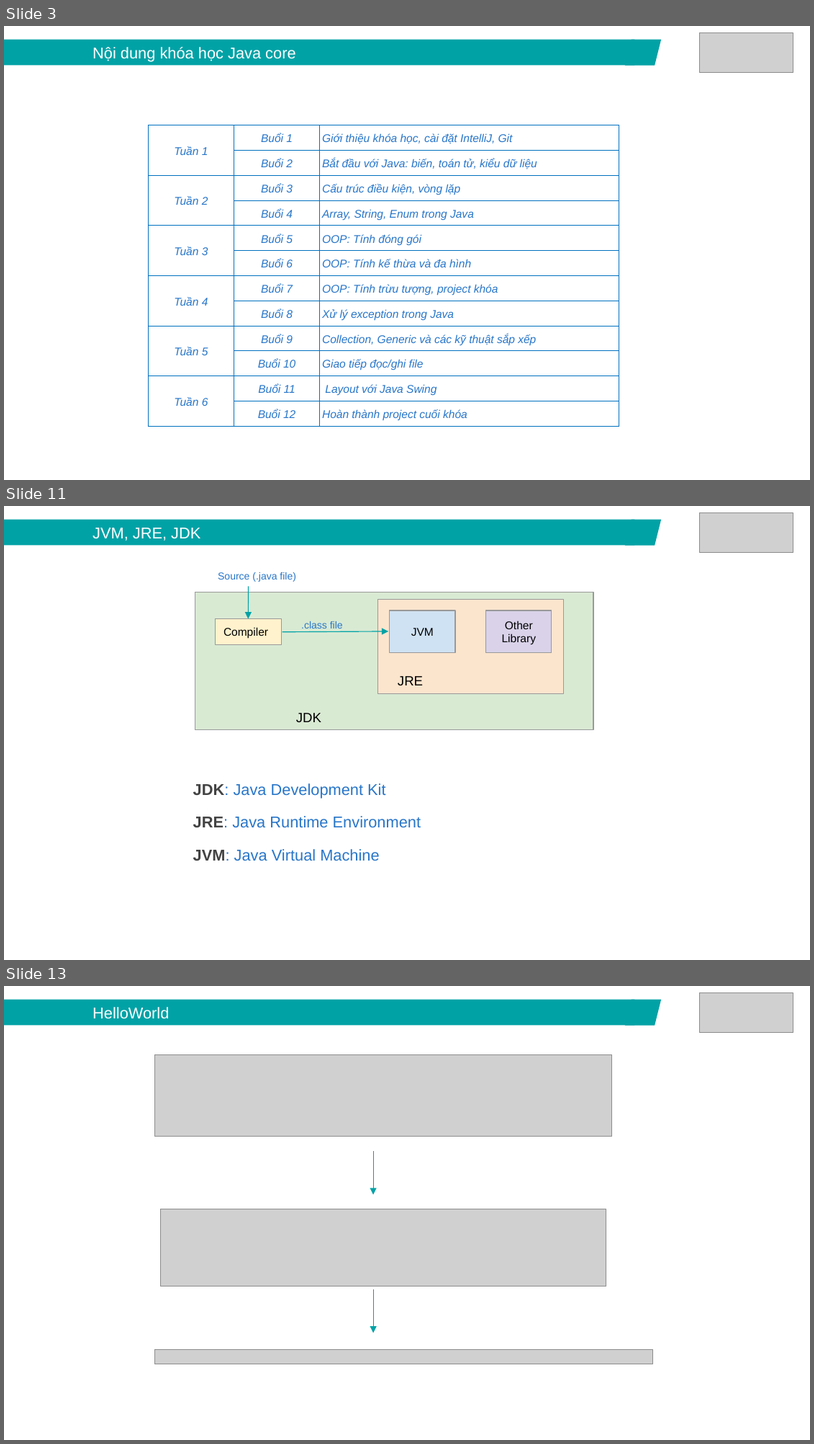
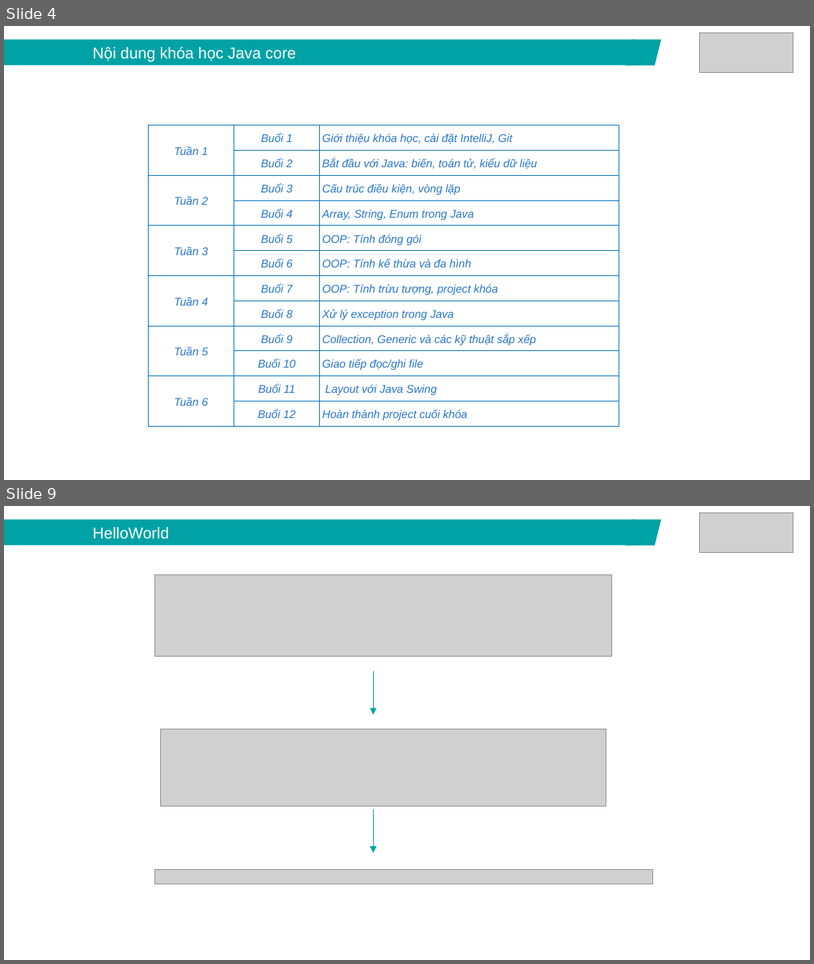
Before and after one commit to lamxung55/javacore, a slide deck: ppt/Java core - Lecture 1 - Introduction.pptx. Shown one above the other, each under a label of ours: slides 3, 11 and 13 before the commit, slides 4 and 9 after it; the slides between them are not shown. The pictures are 814x1444 and 814x964 pixels, drawn with LibreOffice and Linux fonts; fonts in the diff are those of the drawing; grey boxes stand for pictures. Boxes give left, top, right and bottom in pixels: in the first picture for what was removed or moved away, otherwise in the second. Text is boxed around its words. In the diff, an @@ line names an element or a change of style, - is before the commit and + after.

```diff
--- a/ppt/Java core - Lecture 1 - Introduction.pptx
+++ b/ppt/Java core - Lecture 1 - Introduction.pptx
@@ slide 11 removed at (4,506,810,960), background #FFFFFF @@
@@ rectangle removed at (4,520,635,546) @@
-JVM, JRE, JDK
@@ parallelogram removed at (625,520,661,546) @@
@@ picture removed at (700,512,793,552) @@
@@ text removed at (218,572,296,582) @@
-Source (.java file)
@@ arrow removed from (248, 586) to (248, 619) @@
@@ rectangle removed at (195,592,594,730) @@
@@ rounded rectangle removed at (378,600,563,694) @@
@@ rounded rectangle removed at (389,610,455,653) @@
-JVM
@@ rounded rectangle removed at (486,610,551,653) @@
-Other Library
@@ rounded rectangle removed at (215,619,280,645) @@
-Compiler
@@ arrow removed from (282, 632) to (388, 631) @@
@@ text removed at (301,621,343,631) @@
-.class file
@@ text removed at (398,676,423,685) @@
-JRE
@@ text removed at (296,713,322,722) @@
-JDK
@@ text removed at (193,783,421,861) @@
-JDK: Java Development Kit
-JRE: Java Runtime Environment
-JVM: Java Virtual Machine
@@ what was slide 3 is now slide 4 @@
@@ what was slide 13 is now slide 9 @@
```
Also in this commit, not shown: 4 slides changed, 2 slides added, 5 other slides removed, 7 other files.
